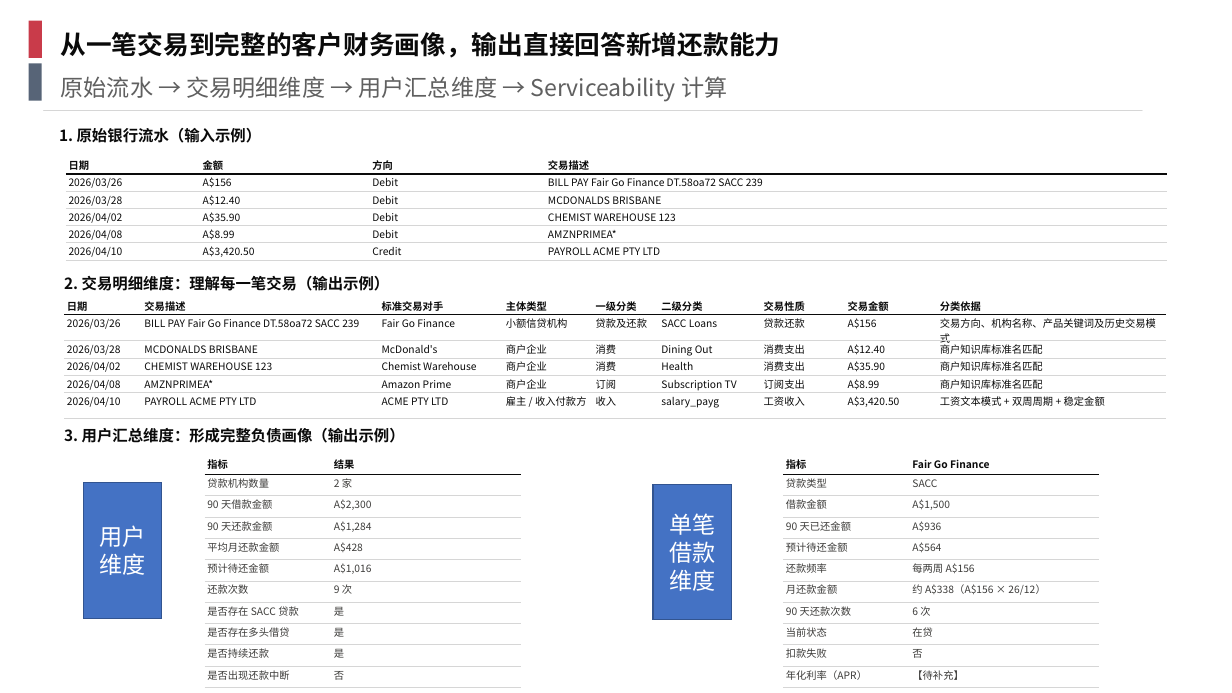
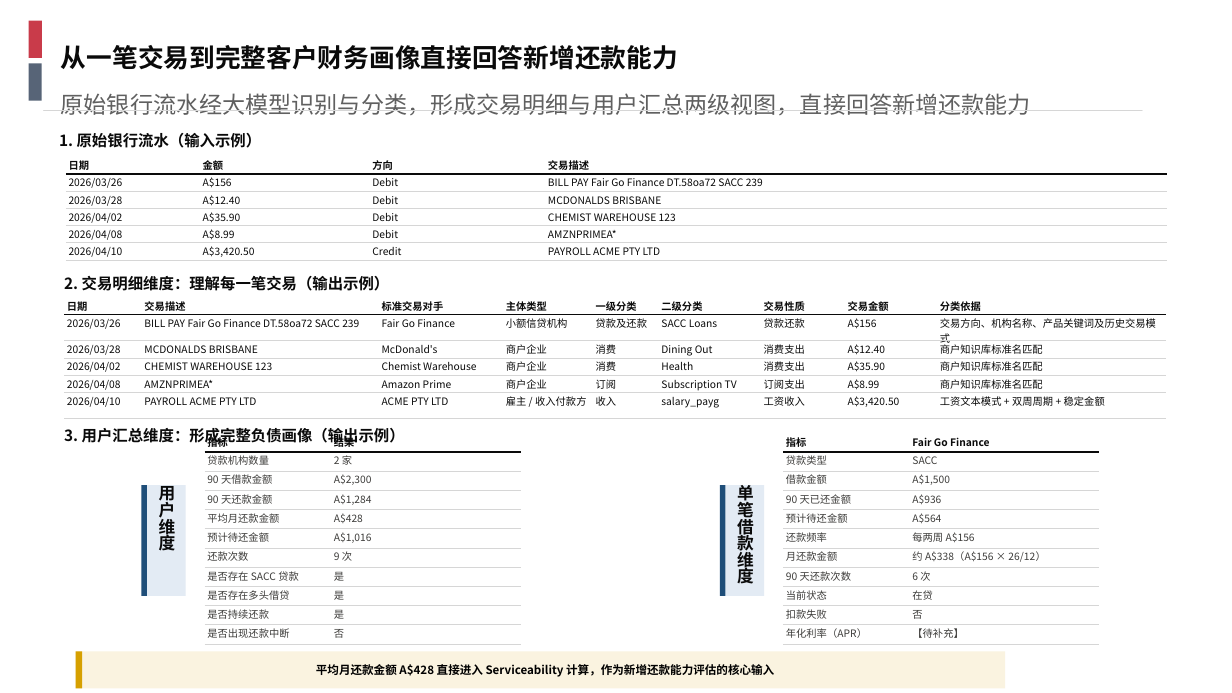
Before and after one commit to EliamZhang/AI-report-materials---August-13th, a slide deck: slide 2 of 银行流水分享_V1.7.pptx. Drawn at 1232x693 pixels with LibreOffice and Linux fonts; fonts in the diff are those of the drawing; background and template pictures are left out. Boxes give left, top, right and bottom in pixels: in the first picture for what was removed or moved away, otherwise in the second. Text is boxed around its words. In the diff, an @@ line names an element or a change of style, - is before the commit and + after.

Commit message:
V1.7 第2页优化：标题与引导语重写、第三块竖排标签美化+底部结论条；规范新增第34节 PPTX 编辑实战经验（中文宽度隐形框、COM 渲染验证、表格结论条防重叠等踩坑记录）

```diff
--- a/银行流水分享_V1.7.pptx
+++ b/银行流水分享_V1.7.pptx
@@ text at (x1=61, y1=45, x2=678, y2=70): text changed @@
-从一笔交易到完整的客户财务画像，输出直接回答新增还款能力
+从一笔交易到完整客户财务画像直接回答新增还款能力
@@ text at (x1=61, y1=93, x2=1031, y2=115): text changed @@
-原始流水 → 交易明细维度 → 用户汇总维度 → Serviceability 计算
+原始银行流水经大模型识别与分类，形成交易明细与用户汇总两级视图，直接回答新增还款能力
@@ text "1. 原始银行流水（输入示例）" moved from (x1=59, y1=128, x2=262, y2=143) to (x1=59, y1=133, x2=262, y2=148) @@
@@ table moved from (x1=204, y1=457, x2=520, y2=689) to (x1=204, y1=433, x2=520, y2=665) @@
@@ table moved from (x1=783, y1=457, x2=1099, y2=689) to (x1=783, y1=433, x2=1099, y2=665) @@
@@ rectangle added at (x1=141, y1=485, x2=147, y2=596), fill #1F4E79 @@
@@ rectangle "用户维度" resized from (x1=83, y1=482, x2=162, y2=618) to (x1=147, y1=485, x2=186, y2=596) @@
@@ rectangle "用户维度" at (x1=147, y1=485, x2=186, y2=596): size 18 to 13 pt, text colour #FFFFFF to #0A0A0A, bold on; fill #4472C4 to #E3EBF4; outline #325491 1 pt to none @@
@@ rectangle added at (x1=720, y1=485, x2=726, y2=596), fill #1F4E79 @@
@@ rectangle "单笔借款维度" at (x1=726, y1=485, x2=764, y2=596): size 18 to 13 pt, text colour #FFFFFF to #0A0A0A, bold on; fill #4472C4 to #E3EBF4; outline #325491 1 pt to none @@
@@ rectangle "单笔借款维度" resized from (x1=653, y1=484, x2=732, y2=620) to (x1=726, y1=485, x2=764, y2=596) @@
@@ rectangle added at (x1=76, y1=652, x2=1006, y2=689), fill #FAF3E0, 9 pt, text #000000, bold @@
+平均月还款金额 A$428 直接进入 Serviceability 计算，作为新增还款能力评估的核心输入
@@ rectangle added at (x1=76, y1=652, x2=82, y2=689), fill #D6A000 @@
```
Also in this commit, not shown: 1 other file.
